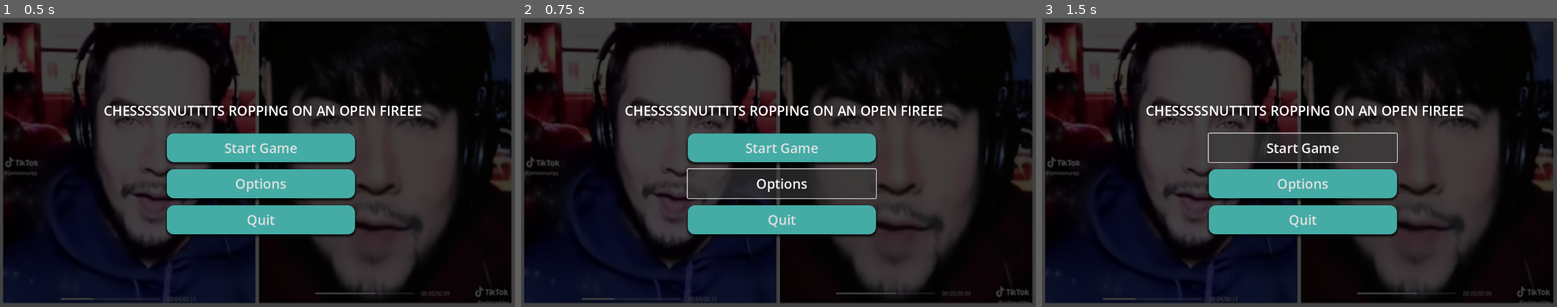
Above: before the commit, frames 1-3 (left to right).
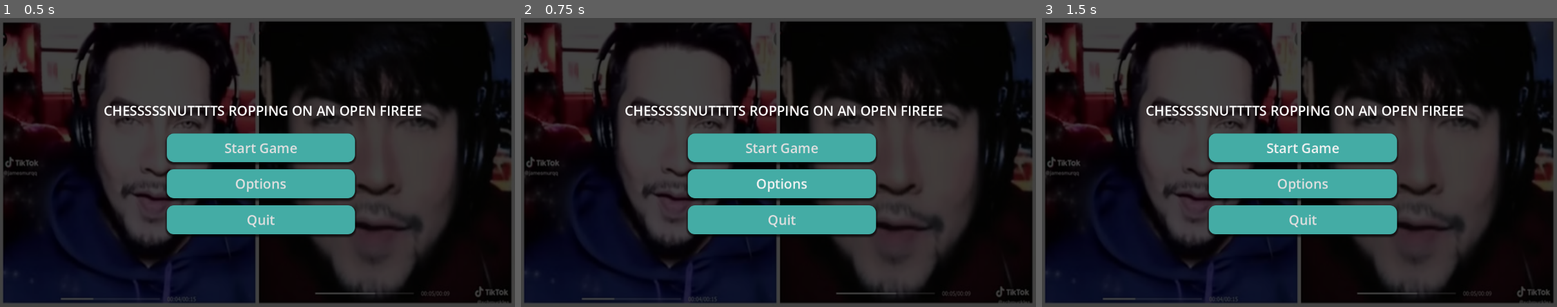
Above: after the commit, the same moments.

Repository: DylGit3/ProjectNexus
Game: Godot game, scene res://main.tscn
Two runs of this game, one before a commit and one after it. Both use one fixed random seed, a clock stepped at 60 frames per second and the inputs below.
Inputs:
- Up to frame 1 (0.5 s): no input
- Up to frame 2 (0.75 s): click "Options" at 0.5 s
- Up to frame 3 (1.5 s): click "Start Game" at 1.25 s

Frame 1 is identical in both runs. In frame 2, 4.0% of the frame differs, in the area x 32-70%, y 51-64%; in frame 3, 3.8%.

Commit message:
made the buttons work

Diff:
--- a/main.tscn
+++ b/main.tscn
@@ -1,10 +1,13 @@
-[gd_scene load_steps=4 format=3 uid="uid://36ku13axo8lh"]
+[gd_scene load_steps=6 format=3 uid="uid://36ku13axo8lh"]
 
-[ext_resource type="Texture2D" uid="uid://ipcfftlpmyda" path="res://25ded-16714412868392-1920.png" id="1_lpsx4"]
+[ext_resource type="Texture2D" uid="uid://gtwpetl52vut" path="res://25ded-16714412868392-1920.png" id="1_lpsx4"]
+[ext_resource type="Script" path="res://main_menu.gd" id="1_voar0"]
 
 [sub_resource type="StyleBoxTexture" id="StyleBoxTexture_kete2"]
 texture = ExtResource("1_lpsx4")
 modulate_color = Color(0.262932, 0.262932, 0.262932, 1)
+
+[sub_resource type="StyleBoxEmpty" id="StyleBoxEmpty_brb55"]
 
 [sub_resource type="StyleBoxFlat" id="StyleBoxFlat_tg87t"]
 bg_color = Color(0.268445, 0.674921, 0.64725, 1)
@@ -22,6 +25,7 @@
 anchor_bottom = 1.0
 grow_horizontal = 2
 grow_vertical = 2
+script = ExtResource("1_voar0")
 
 [node name="Panel" type="Panel" parent="."]
 layout_mode = 1
@@ -51,6 +55,9 @@
 layout_mode = 2
 size_flags_vertical = 3
 theme_override_font_sizes/font_size = 30
+theme_override_styles/focus = SubResource("StyleBoxEmpty_brb55")
+theme_override_styles/hover = SubResource("StyleBoxFlat_tg87t")
+theme_override_styles/pressed = SubResource("StyleBoxFlat_tg87t")
 theme_override_styles/normal = SubResource("StyleBoxFlat_tg87t")
 text = "Start Game"
 
@@ -58,6 +65,9 @@
 layout_mode = 2
 size_flags_vertical = 3
 theme_override_font_sizes/font_size = 30
+theme_override_styles/focus = SubResource("StyleBoxEmpty_brb55")
+theme_override_styles/hover = SubResource("StyleBoxFlat_tg87t")
+theme_override_styles/pressed = SubResource("StyleBoxFlat_tg87t")
 theme_override_styles/normal = SubResource("StyleBoxFlat_tg87t")
 text = "Options"
 
@@ -65,6 +75,9 @@
 layout_mode = 2
 size_flags_vertical = 3
 theme_override_font_sizes/font_size = 30
+theme_override_styles/focus = SubResource("StyleBoxEmpty_brb55")
+theme_override_styles/hover = SubResource("StyleBoxFlat_tg87t")
+theme_override_styles/pressed = SubResource("StyleBoxFlat_tg87t")
 theme_override_styles/normal = SubResource("StyleBoxFlat_tg87t")
 text = "Quit"
 
@@ -85,3 +98,7 @@
 text = "CHESSSSSNUTTTTS ROPPING ON AN OPEN FIREEE"
 horizontal_alignment = 1
 vertical_alignment = 1
+
+[connection signal="pressed" from="VBoxContainer/Button" to="." method="_on_start_pressed"]
+[connection signal="pressed" from="VBoxContainer/Button2" to="." method="_on_options_pressed"]
+[connection signal="pressed" from="VBoxContainer/Button3" to="." method="_on_Quit_pressed"]
--- /dev/null
+++ b/main_menu.gd
@@ -0,0 +1,23 @@
+extends Control
+
+
+# Called when the node enters the scene tree for the first time.
+func _ready() -> void:
+	pass # Replace with function body.
+
+
+# Called every frame. 'delta' is the elapsed time since the previous frame.
+func _process(delta: float) -> void:
+	pass
+
+
+func _on_start_pressed() -> void:
+	"get_tree().change_scene_to_file()"
+
+
+func _on_options_pressed() -> void:
+	print("Options Pressed")
+
+
+func _on_Quit_pressed() -> void:
+	get_tree().quit()
Not shown, added: 25ded-16714412868392-1920.png.import
